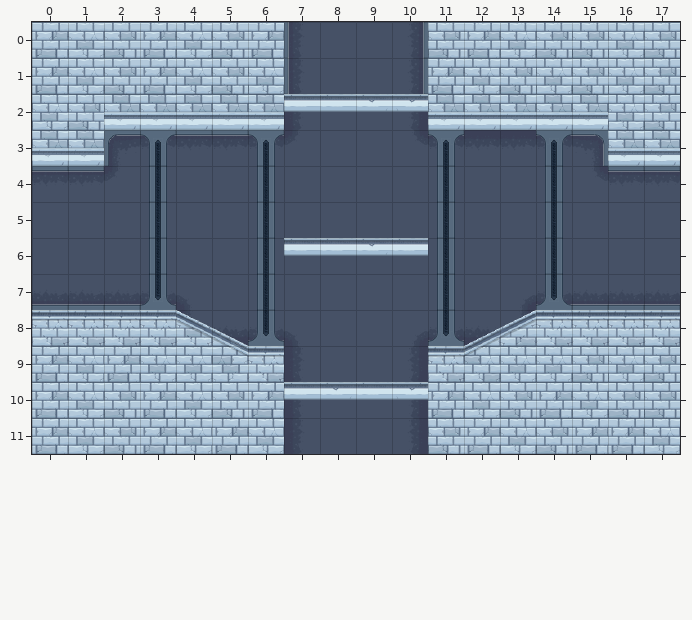
An edit to a level. Tiled map, android/assets/Maps/Map1.tmx. Above, as it was before the edit.
Cells are 64x64 px. Shown: x 0..17, y 0..11.
Now the later version:
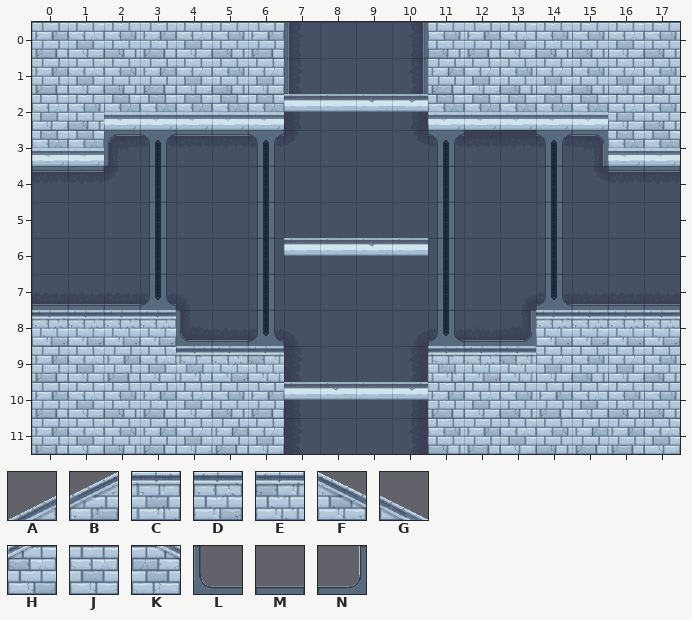
Key: from "tiles": A 0, B 1, C 2, D 3, E 4, F 5, G 6, H 15, J 18, K 21, L 98, M 100, N 101.
_ is an empty cell.
The edit:
Layer "1":
Tile D gives way to tile C in row 9 at x 11.
Tile J gives way to tile C in row 9 at x 4.
Tile H gives way to tile D in row 9 at x 12.
Tile K gives way to tile D in row 9 at x 5.
Tile D gives way to tile E in row 9 at x 6.
Tile J gives way to tile E in row 9 at x 13.
Tile F gives way to tile L in row 8 at x 4.
Tile A gives way to tile M in row 8 at x 12.
Tile G gives way to tile M in row 8 at x 5.
Tile B gives way to tile N in row 8 at x 13.
